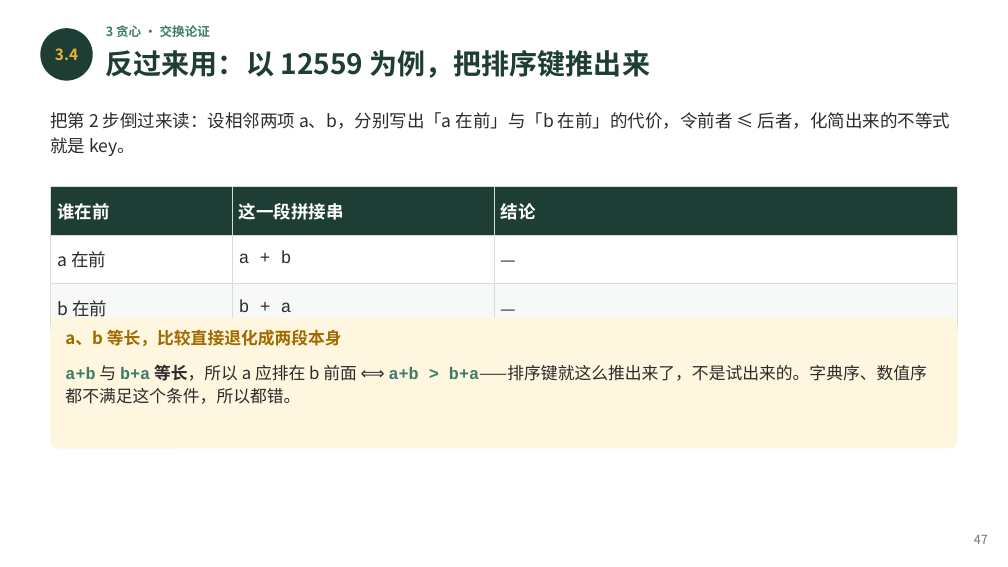
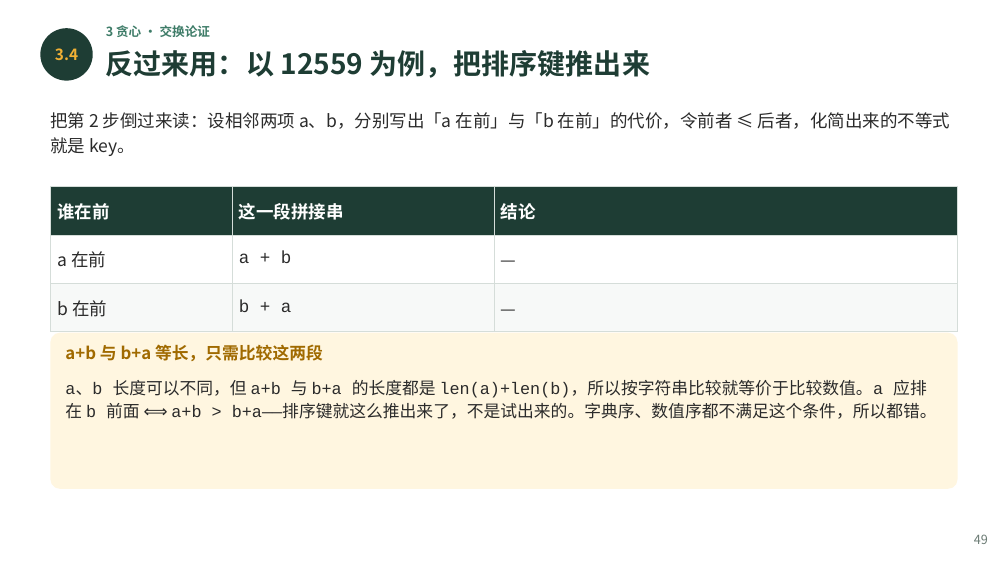
Before and after one commit to GMyhf/2026fall-cs101, a slide deck: slide 49 of courseware/202610_ADS_W06_Matrices_Sorting_Greedy.pptx (slide 47 before the commit). Drawn at 1008x567 pixels with LibreOffice and Linux fonts; fonts in the diff are those of the drawing. Boxes give left, top, right and bottom in pixels: in the first picture for what was removed or moved away, otherwise in the second. Text is boxed around its words. In the diff, an @@ line names an element or a change of style, - is before the commit and + after.

```diff
--- a/courseware/202610_ADS_W06_Matrices_Sorting_Greedy.pptx
+++ b/courseware/202610_ADS_W06_Matrices_Sorting_Greedy.pptx
@@ rounded rectangle: place and size @@
-rounded rectangle at (50,318,958,449)
+rounded rectangle at (50,333,958,489)
@@ text at (65,344,323,361): text changed @@
-a、b 等长，比较直接退化成两段本身
+a+b 与 b+a 等长，只需比较这两段
@@ text at (65,380,937,419): text changed; font Noto Sans CJK SC to Courier New @@
-a+b 与 b+a 等长，所以 a 应排在 b 前面 ⟺ a+b > b+a——排序键就这么推出来了，不是试出来的。字典序、数值序都不满足这个条件，所以都错。
+a、b 长度可以不同，但 a+b 与 b+a 的长度都是 len(a)+len(b)，所以按字符串比较就等价于比较数值。a 应排在 b 前面 ⟺ a+b > b+a——排序键就这么推出来了，不是试出来的。字典序、数值序都不满足这个条件，所以都错。
@@ text at (974,534,988,544): text changed @@
-47
+49
```
Also in this commit, not shown: 9 other slides changed, 2 slides added, 2 other files.
